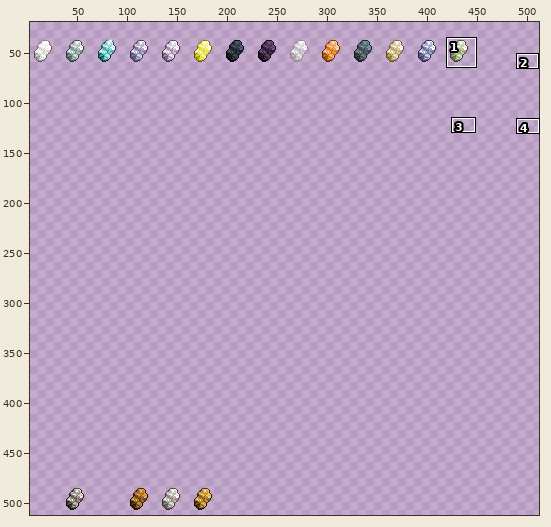
Two versions of one sprite sheet, textures/metaitems/nuggets.png. Above, an overview of the earlier version with the close-up marked.
Close-up. The starting point:
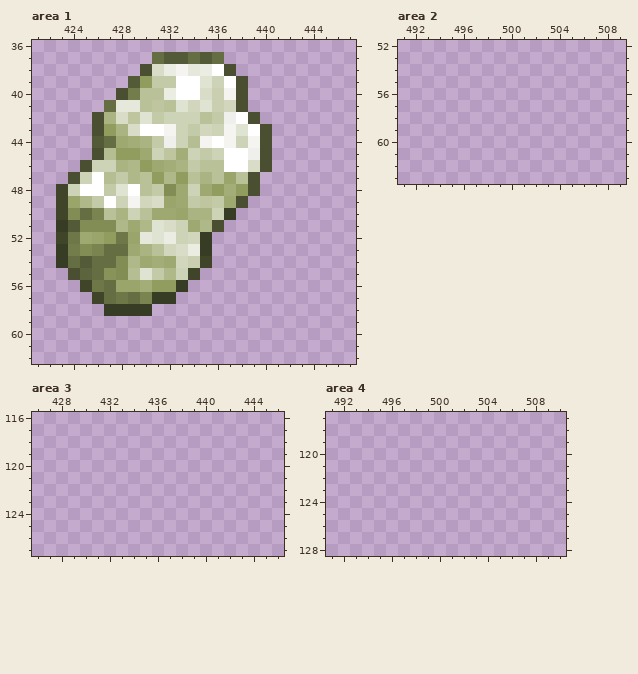
The file is 512x512 pixels. Colours within 5 levels of each other are drawn and written as one. Shown: area 1: x 421..447, y 36..62; area 2: x 491..509, y 52..63; area 3: x 426..446, y 116..127; area 4: x 491..510, y 117..128. The wide view leaves out empty margins. The commit also changed other parts of the picture, which this record leaves out.
The result:
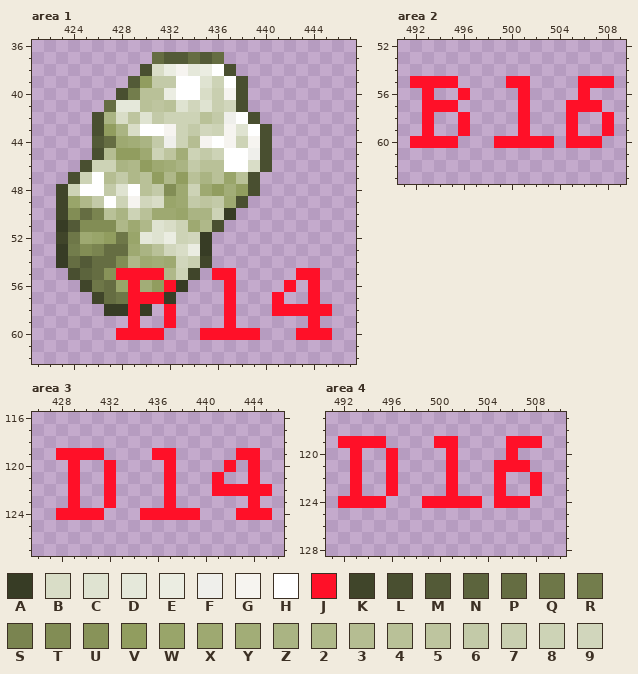
Palette (. is transparent): A #373c25  B #d9ddc7  C #dfe3d1  D #e5e8da  E #ebede2  F #efefeb  G #f6f4f0  H #ffffff  J #ff1028  K #40452a  L #494f30  M #535a37  N #5c643d  P #656d42  Q #6e7748  R #737d4c  S #7a8450  T #828d55  U #889359  V #919d5f  W #99a56a  X #9ea971  Y #a2ad77  Z #aab483  2 #afb889  3 #b5bd92  4 #b9c198  5 #bec59f  6 #c3caa8  7 #c9cfb0  8 #cdd3b6  9 #d1d6bc
What changed:
Changed rows in their new state; - is an unchanged pixel.
Area 1:
first column x 428:
55 JJJJ----JJ-----JJ-
56 -J--J----J----J-J-
57 -JJJ-----J---J--J-
58 -J--J----J---JJJJJ
59 -J--J----J------J-
60 JJJJ---JJJJJ---JJJ
Area 2:
first column x 492:
55 JJJJ----JJ----JJJ
56 -J--J----J----J--
57 -JJJ-----J---JJJ-
58 -J--J----J---J--J
59 -J--J----J---J--J
60 JJJJ---JJJJJ-JJJ-
Area 3:
first column x 428:
119 JJJJ----JJ-----JJ-
120 -J--J----J----J-J-
121 -J--J----J---J--J-
122 -J--J----J---JJJJJ
123 -J--J----J------J-
124 JJJJ---JJJJJ---JJJ
Area 4:
first column x 492:
119 JJJJ----JJ----JJJ
120 -J--J----J----J--
121 -J--J----J---JJJ-
122 -J--J----J---J--J
123 -J--J----J---J--J
124 JJJJ---JJJJJ-JJJ-
